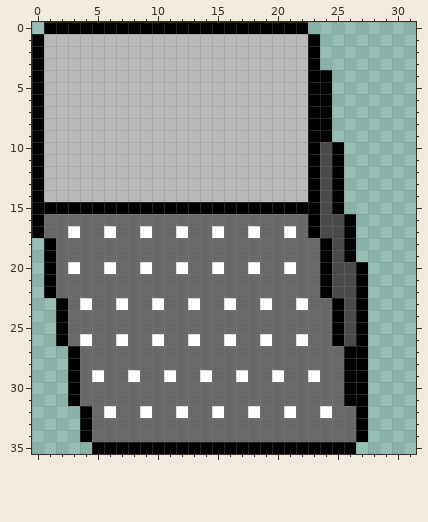
Pixel-art file -- assets/building.ase. That is the earlier state.
32x36 pixels, 1 frame.
Now the later version:
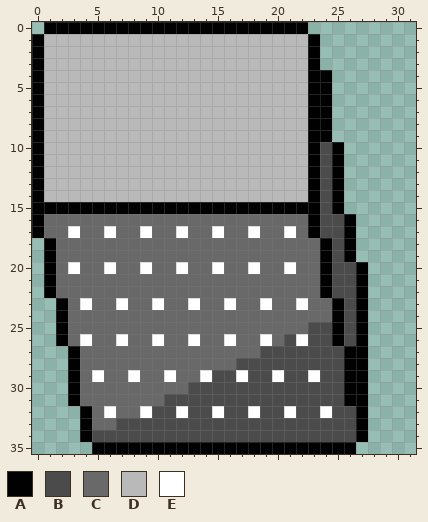
Palette (. is transparent): A #010101  B #4b4b4b  C #696969  D #b9b9b9  E #ffffff
Log entry: [assets] extra shading on the building wall
Changes in this commit:
layer "Shading" added
Layer "Shading":
The edit turns colour C into colour B in row 25 at x 23 to 24; in row 26 at x 21 and 23 to 24; in row 27 at x 19 to 25; in row 28 at x 17 to 25; in row 29 at x 15 to 16, 18 to 19, 21 to 22 and 24 to 25; in row 30 at x 13 to 25.
The edit turns colour C into colour B in row 31 at x 11 to 25; in row 32 at x 10 to 11, 13 to 14, 16 to 17, 19 to 20, 22 to 23 and 25 to 26; in row 33 at x 7 to 26; in row 34 at x 5 to 26.
Changed places in both pictures, as pixel boxes (x1, y1, x2, y2):
changed: (92, 322, 356, 442)
